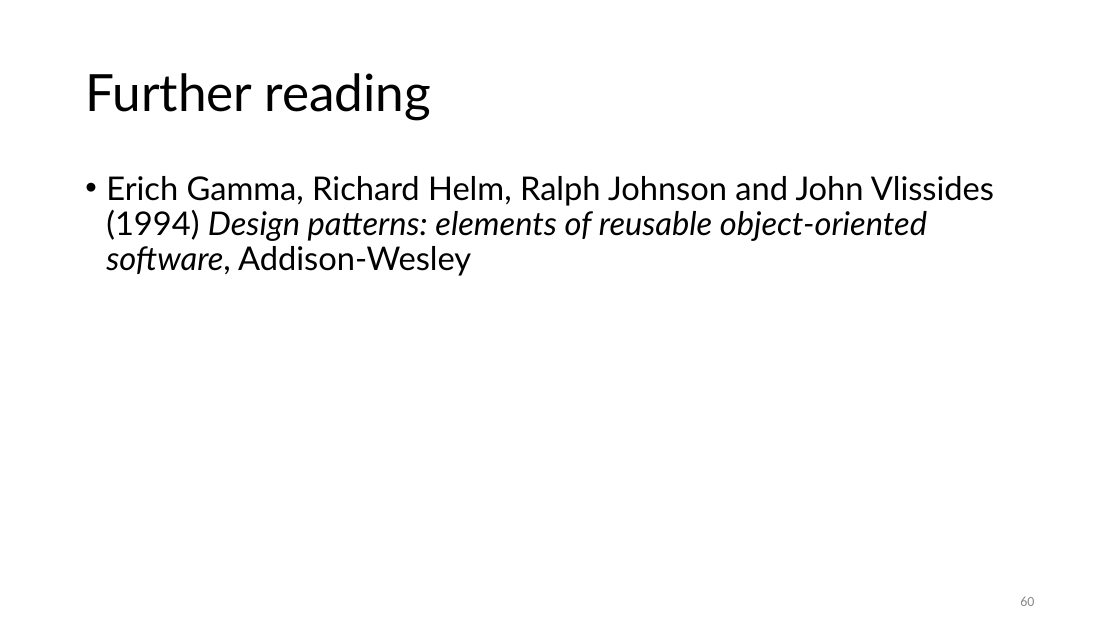
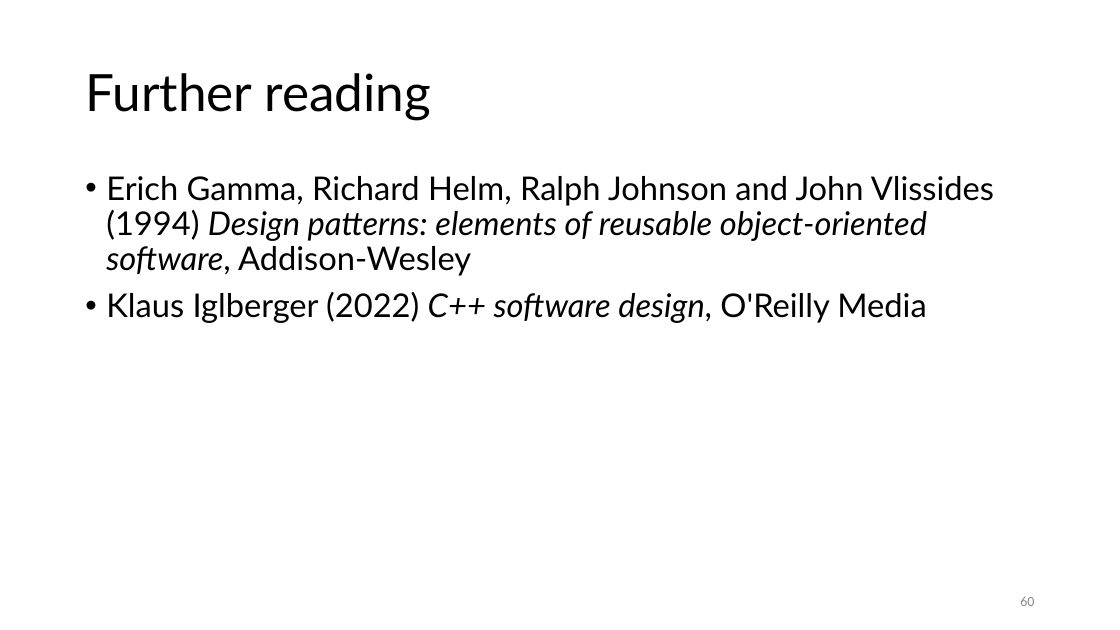
Before and after one commit to gjbex/C-plus-plus-software-engineering, a slide deck: slide 60 of cpp_software_engineering.pptx. Drawn at 1120x630 pixels with LibreOffice and Linux fonts; fonts in the diff are those of the drawing. Boxes give left, top, right and bottom in pixels: in the first picture for what was removed or moved away, otherwise in the second. Text is boxed around its words. In the diff, an @@ line names an element or a change of style, - is before the commit and + after.

```diff
--- a/cpp_software_engineering.pptx
+++ b/cpp_software_engineering.pptx
@@ text at box(106, 292, 926, 323): paragraph added @@
+• Klaus Iglberger (2022) C++ software design, O'Reilly Media
```
Also in this commit, not shown: 1 other slide changed.
